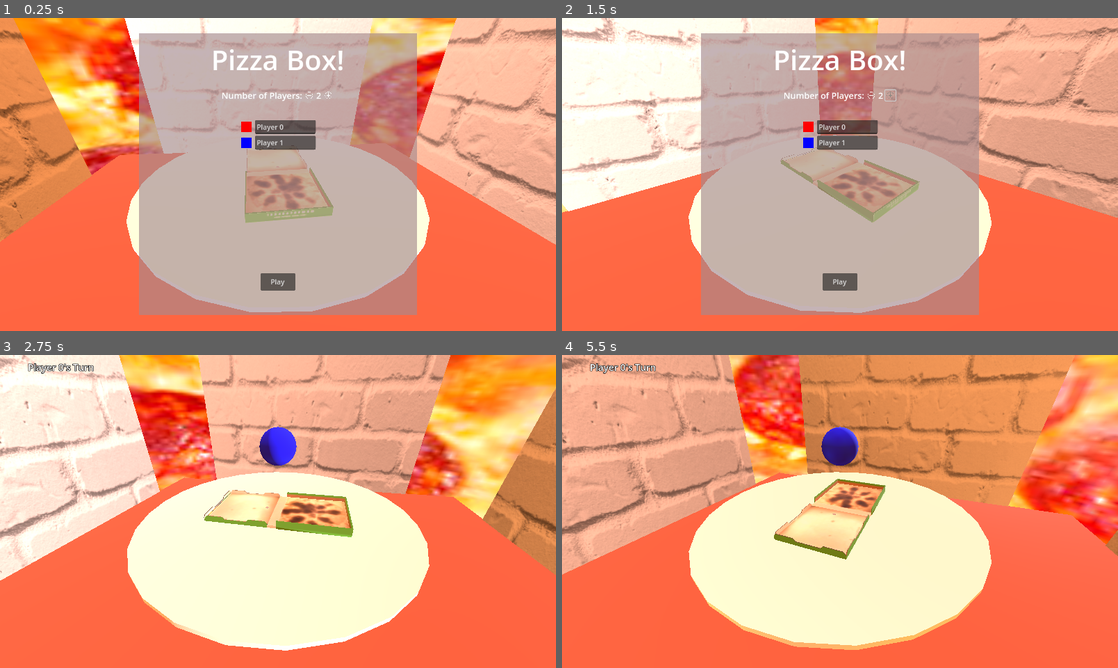
Above: before the commit, frames 1-4 (two rows, left to right).
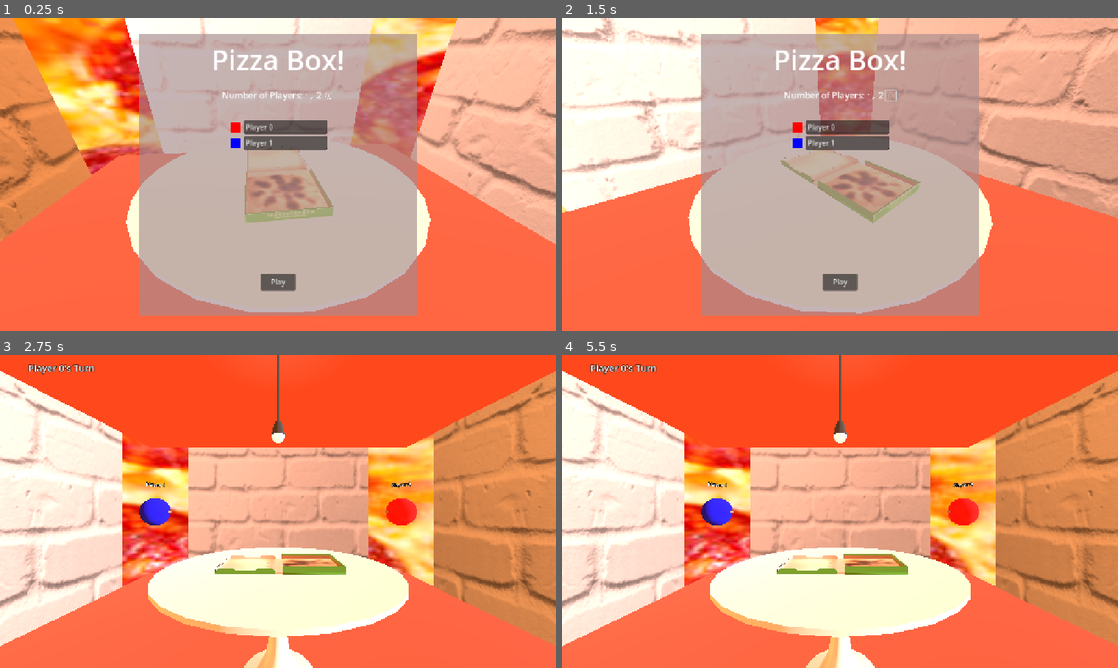
Above: after the commit, the same moments.

Repository: ant-cap/pizza-box
Game: Godot game, scene res://scenes/main.tscn
Two runs of this game, one before a commit and one after it. Both use one fixed random seed, a clock stepped at 60 frames per second and the inputs below.
Inputs (mouse positions are in pixels of both pictures, inside the frame that each line leads up to):
- Up to frame 1 (0.25 s): no input
- Up to frame 2 (1.5 s): click (873, 96) at 0.5 s; click (890, 96) at 1.25 s
- Up to frame 3 (2.75 s): click "Play" at 2 s
- Up to frame 4 (5.5 s): move the mouse to (962, 495) at 2.77 s; click (962, 495) at 2.92 s; move the mouse to (728, 527) at 3.52 s; click (728, 527) at 3.67 s; move the mouse to (895, 442) at 4.27 s; click (895, 442) at 4.42 s; move the mouse to (812, 574) at 5.02 s; click (812, 574) at 5.17 s

The runs differ from the first frame. In frame 1, 2.4% of the frame differs, in the area x 0-100%, y 0-96%; in frame 2, 2.7%; in frame 3, 66%; in frame 4, 76%, in the area x 0-100%, y 0-100%.

Commit message:
Man we getting somewhere

Diff:
--- a/project.godot
+++ b/project.godot
@@ -19,7 +19,7 @@
 
 window/size/viewport_width=1280
 window/size/viewport_height=720
-window/stretch/mode="viewport"
+window/stretch/mode="canvas_items"
 
 [physics]
 
--- a/scenes/main.tscn
+++ b/scenes/main.tscn
@@ -6,7 +6,7 @@
 [ext_resource type="PackedScene" uid="uid://bgtdx1c8vhiup" path="res://scenes/gameui.tscn" id="3_jyhfs"]
 [ext_resource type="Script" uid="uid://d3nyj2wutfrtm" path="res://scripts/manager.gd" id="3_sugp2"]
 [ext_resource type="PackedScene" uid="uid://bdoglnmg1xir" path="res://scenes/house.tscn" id="3_tefeu"]
-[ext_resource type="Script" uid="uid://saob3tpu0uwv" path="res://scripts/camera.gd" id="7_o6xl0"]
+[ext_resource type="Script" uid="uid://saob3tpu0uwv" path="res://scripts/cameramenu.gd" id="7_o6xl0"]
 
 [sub_resource type="PanoramaSkyMaterial" id="PanoramaSkyMaterial_tefeu"]
 panorama = ExtResource("1_tbgi4")
@@ -30,6 +30,8 @@
 
 [node name="AudioStreamPlayer" type="AudioStreamPlayer" parent="."]
 stream = ExtResource("2_0wfyh")
+volume_db = -8.0
+pitch_scale = 1.5
 autoplay = true
 
 [node name="House" parent="." instance=ExtResource("3_tefeu")]
@@ -40,6 +42,13 @@
 [node name="GameCamera" type="Camera3D" parent="Manager"]
 transform = Transform3D(1, 0, 0, 0, 1, 0, 0, 0, 1, 0, 6, 7.5)
 
+[node name="MenuCamera" type="Camera3D" parent="Manager"]
+transform = Transform3D(1, 0, 0, 0, 1, 0, 0, 0, 1, 0, 6, 9)
+current = true
+script = ExtResource("7_o6xl0")
+distance = 6.5
+vertical_angle = 0.5
+
 [node name="UI" type="CanvasLayer" parent="Manager"]
 
 [node name="Gameui" parent="Manager/UI" instance=ExtResource("3_jyhfs")]
@@ -49,10 +58,3 @@
 metadata/_edit_use_anchors_ = true
 
 [node name="Players" type="Node" parent="Manager"]
-
-[node name="MenuCamera" type="Camera3D" parent="."]
-transform = Transform3D(1, 0, 0, 0, 1, 0, 0, 0, 1, 0, 6, 9)
-current = true
-script = ExtResource("7_o6xl0")
-distance = 6.5
-vertical_angle = 0.5
--- a/scenes/menu.tscn
+++ b/scenes/menu.tscn
@@ -17,7 +17,15 @@
 pivot_offset = Vector2(320, 324)
 script = ExtResource("1_yqeox")
 
-[node name="Label" type="Label" parent="."]
+[node name="Main" type="Control" parent="."]
+layout_mode = 1
+anchors_preset = 15
+anchor_right = 1.0
+anchor_bottom = 1.0
+grow_horizontal = 2
+grow_vertical = 2
+
+[node name="Label" type="Label" parent="Main"]
 layout_mode = 1
 anchors_preset = 5
 anchor_left = 0.5
@@ -30,7 +38,7 @@
 theme_override_font_sizes/font_size = 64
 text = "Pizza Box!"
 
-[node name="ColorRect" type="ColorRect" parent="."]
+[node name="ColorRect" type="ColorRect" parent="Main"]
 z_index = -1
 layout_mode = 1
 anchors_preset = 15
@@ -40,7 +48,7 @@
 grow_vertical = 2
 color = Color(0.649766, 0.540934, 0.557451, 0.647059)
 
-[node name="PlayButton" type="Button" parent="."]
+[node name="PlayButton" type="Button" parent="Main"]
 layout_mode = 1
 anchors_preset = 8
 anchor_left = 0.5
@@ -55,7 +63,7 @@
 grow_vertical = 2
 text = "Play"
 
-[node name="PlayerInfo" type="Control" parent="."]
+[node name="PlayerInfo" type="Control" parent="Main"]
 layout_mode = 1
 anchor_top = 0.198
 anchor_right = 1.0
@@ -65,27 +73,27 @@
 grow_horizontal = 2
 grow_vertical = 2
 
-[node name="VBoxContainer" type="VBoxContainer" parent="PlayerInfo"]
-layout_mode = 1
-anchors_preset = 15
-anchor_right = 1.0
-anchor_bottom = 1.0
-grow_horizontal = 2
-grow_vertical = 2
-
-[node name="NumPlayersLine" type="HBoxContainer" parent="PlayerInfo/VBoxContainer"]
-layout_mode = 2
-
-[node name="Control" type="Control" parent="PlayerInfo/VBoxContainer/NumPlayersLine"]
-layout_mode = 2
-size_flags_horizontal = 3
-
-[node name="Label" type="Label" parent="PlayerInfo/VBoxContainer/NumPlayersLine"]
+[node name="VBoxContainer" type="VBoxContainer" parent="Main/PlayerInfo"]
+layout_mode = 1
+anchors_preset = 15
+anchor_right = 1.0
+anchor_bottom = 1.0
+grow_horizontal = 2
+grow_vertical = 2
+
+[node name="NumPlayersLine" type="HBoxContainer" parent="Main/PlayerInfo/VBoxContainer"]
+layout_mode = 2
+
+[node name="Control" type="Control" parent="Main/PlayerInfo/VBoxContainer/NumPlayersLine"]
+layout_mode = 2
+size_flags_horizontal = 3
+
+[node name="Label" type="Label" parent="Main/PlayerInfo/VBoxContainer/NumPlayersLine"]
 layout_mode = 2
 theme_override_font_sizes/font_size = 20
 text = "Number of Players:"
 
-[node name="MinusButton" type="Button" parent="PlayerInfo/VBoxContainer/NumPlayersLine"]
+[node name="MinusButton" type="Button" parent="Main/PlayerInfo/VBoxContainer/NumPlayersLine"]
 custom_minimum_size = Vector2(24, 24)
 layout_mode = 2
 size_flags_vertical = 4
@@ -96,12 +104,12 @@
 icon_alignment = 1
 expand_icon = true
 
-[node name="NumPlayers" type="Label" parent="PlayerInfo/VBoxContainer/NumPlayersLine"]
+[node name="NumPlayers" type="Label" parent="Main/PlayerInfo/VBoxContainer/NumPlayersLine"]
 layout_mode = 2
 theme_override_font_sizes/font_size = 20
 text = "2"
 
-[node name="PlusButton" type="Button" parent="PlayerInfo/VBoxContainer/NumPlayersLine"]
+[node name="PlusButton" type="Button" parent="Main/PlayerInfo/VBoxContainer/NumPlayersLine"]
 custom_minimum_size = Vector2(24, 24)
 layout_mode = 2
 size_flags_horizontal = 0
@@ -112,14 +120,86 @@
 flat = true
 expand_icon = true
 
-[node name="Control2" type="Control" parent="PlayerInfo/VBoxContainer/NumPlayersLine"]
-layout_mode = 2
-size_flags_horizontal = 3
-
-[node name="Control" type="Control" parent="PlayerInfo/VBoxContainer"]
+[node name="Control2" type="Control" parent="Main/PlayerInfo/VBoxContainer/NumPlayersLine"]
+layout_mode = 2
+size_flags_horizontal = 3
+
+[node name="Control" type="Control" parent="Main/PlayerInfo/VBoxContainer"]
 custom_minimum_size = Vector2(0, 35)
 layout_mode = 2
 
-[connection signal="pressed" from="PlayButton" to="." method="_on_play_button_pressed"]
-[connection signal="pressed" from="PlayerInfo/VBoxContainer/NumPlayersLine/MinusButton" to="." method="_on_minus_button_pressed"]
-[connection signal="pressed" from="PlayerInfo/VBoxContainer/NumPlayersLine/PlusButton" to="." method="_on_plus_button_pressed"]
+[node name="Quit" type="Control" parent="."]
+visible = false
+layout_mode = 1
+anchors_preset = 8
+anchor_left = 0.5
+anchor_top = 0.5
+anchor_right = 0.5
+anchor_bottom = 0.5
+offset_left = -320.0
+offset_top = -162.0
+offset_right = 320.0
+offset_bottom = 162.0
+grow_horizontal = 2
+grow_vertical = 2
+pivot_offset = Vector2(320, 162)
+
+[node name="ColorRect" type="ColorRect" parent="Quit"]
+layout_mode = 1
+anchors_preset = 15
+anchor_right = 1.0
+anchor_bottom = 1.0
+grow_horizontal = 2
+grow_vertical = 2
+color = Color(0.65098, 0.541176, 0.556863, 0.647059)
+
+[node name="VBoxContainer" type="VBoxContainer" parent="Quit"]
+layout_mode = 1
+anchors_preset = 13
+anchor_left = 0.5
+anchor_right = 0.5
+anchor_bottom = 1.0
+offset_left = -156.5
+offset_right = 156.5
+grow_horizontal = 2
+grow_vertical = 2
+
+[node name="Label" type="Label" parent="Quit/VBoxContainer"]
+layout_mode = 2
+size_flags_vertical = 6
+text = "Are you sure you want to quit the game?"
+
+[node name="Control" type="Control" parent="Quit/VBoxContainer"]
+layout_mode = 2
+size_flags_vertical = 3
+
+[node name="HBoxContainer" type="HBoxContainer" parent="Quit/VBoxContainer"]
+layout_mode = 2
+
+[node name="Control" type="Control" parent="Quit/VBoxContainer/HBoxContainer"]
+layout_mode = 2
+size_flags_horizontal = 3
+
+[node name="Yes" type="Button" parent="Quit/VBoxContainer/HBoxContainer"]
+custom_minimum_size = Vector2(128, 64)
+layout_mode = 2
+text = "Yes"
+
+[node name="No" type="Button" parent="Quit/VBoxContainer/HBoxContainer"]
+custom_minimum_size = Vector2(128, 64)
+layout_mode = 2
+text = "No
+"
+
+[node name="Control2" type="Control" parent="Quit/VBoxContainer/HBoxContainer"]
+layout_mode = 2
+size_flags_horizontal = 3
+
+[node name="Control2" type="Control" parent="Quit/VBoxContainer"]
+layout_mode = 2
+size_flags_vertical = 3
+
+[connection signal="pressed" from="Main/PlayButton" to="." method="_on_play_button_pressed"]
+[connection signal="pressed" from="Main/PlayerInfo/VBoxContainer/NumPlayersLine/MinusButton" to="." method="_on_minus_button_pressed"]
+[connection signal="pressed" from="Main/PlayerInfo/VBoxContainer/NumPlayersLine/PlusButton" to="." method="_on_plus_button_pressed"]
+[connection signal="pressed" from="Quit/VBoxContainer/HBoxContainer/Yes" to="." method="_on_yes_pressed"]
--- a/scenes/player.tscn
+++ b/scenes/player.tscn
@@ -1,11 +1,23 @@
-[gd_scene load_steps=3 format=3 uid="uid://dlyp37oopf5ew"]
+[gd_scene load_steps=4 format=3 uid="uid://dlyp37oopf5ew"]
 
 [ext_resource type="Script" uid="uid://bres12owqmpxl" path="res://scripts/player.gd" id="1_3vyb7"]
 
 [sub_resource type="SphereMesh" id="SphereMesh_3vyb7"]
+
+[sub_resource type="PrismMesh" id="PrismMesh_3vyb7"]
+size = Vector3(0.1, 0.1, 0.1)
 
 [node name="Player" type="Node3D"]
 script = ExtResource("1_3vyb7")
 
 [node name="Sphere" type="MeshInstance3D" parent="."]
 mesh = SubResource("SphereMesh_3vyb7")
+
+[node name="MeshInstance3D" type="MeshInstance3D" parent="Sphere"]
+transform = Transform3D(1, 0, 0, 0, -4.37114e-08, 1, 0, -1, -4.37114e-08, 0, 0, -0.528598)
+mesh = SubResource("PrismMesh_3vyb7")
+
+[node name="Label3D" type="Label3D" parent="."]
+transform = Transform3D(1, 0, 0, 0, 1, 0, 0, 0, 1, 0, 1, 0)
+text = "John
+"
--- a/scenes/playeredit.tscn
+++ b/scenes/playeredit.tscn
@@ -7,8 +7,8 @@
 anchors_preset = -1
 anchor_right = 0.144
 anchor_bottom = 0.044
-offset_right = -184.32
-offset_bottom = -31.68
+offset_right = 43.68
+offset_bottom = 0.32
 script = ExtResource("1_4q20v")
 
 [node name="Control" type="Control" parent="."]
@@ -24,10 +24,10 @@
 edit_alpha = false
 
 [node name="LineEdit" type="LineEdit" parent="."]
-custom_minimum_size = Vector2(140, 0)
+custom_minimum_size = Vector2(192, 32)
 layout_mode = 2
 size_flags_horizontal = 0
-text = "Player 1"
+max_length = 19
 caret_blink = true
 
 [node name="Control2" type="Control" parent="."]
--- a/scripts/manager.gd
+++ b/scripts/manager.gd
@@ -1,17 +1,24 @@
 extends Node
 
 @export var numPlayers: int = 2
-var players: Array
+
+var players: Array[Node3D]
 var currentPlayer: int = 0
 
+var center: Vector3 = Vector3(0, 6, 0)
+var radius: float = 4.5
+
 @onready var menu = $UI/Menu
-@onready var numPlayersText: Label = $UI/Menu/PlayerInfo/VBoxContainer/NumPlayersLine/NumPlayers
 @onready var gameui = $UI/Gameui
+
+@onready var menuCam: Camera3D = $MenuCamera
+@onready var gameCam: Camera3D = $GameCamera
 
 func _ready() -> void:
 	menu.connect("menu_closed", Callable(self, "init_game"))
 	menu.connect("decrement_players", Callable(self, "dec_players"))
 	menu.connect("increment_players", Callable(self, "inc_players"))
+	menu.connect("quit_game", Callable(self, "clear_game"))
 
 	menu.initPlayerEdits(numPlayers)
 
@@ -25,24 +32,42 @@
 		players.append(player)
 		$Players.add_child(player)
 	#move_camera_to(Vector3(0, 1, -1), $Camera3D.rotation, 1.0)
+	currentPlayer = 0
 
 	gameui.show()
 	gameui.setPlayerTurn(players[currentPlayer].alias)
+	position_players()
+	gameCam.set_current(true)
+
+func clear_game() -> void:
+	for player in players:
+		player.queue_free()
+	players = []
+	menuCam.set_current(true)
+
+func position_players() -> void:
+	var n := players.size()
+	for i in range(n):
+		var angle := -(2.0 * PI * i) / n
+		var x := center.x + radius * cos(angle)
+		var z := center.z + radius * sin(angle)
+		var position := Vector3(x, center.y, z)
+		players[i].global_position = position
+		players[i].look_at(center, Vector3.UP)
 
 func dec_players() -> void:
 	if numPlayers < 2:
 		return
 	numPlayers -= 1
-	numPlayersText.text = "%s" % str(numPlayers)
+	menu.setNumPlayers(numPlayers)
 	menu.adjustPlayerEdits(numPlayers)
 
 func inc_players() -> void:
 	if numPlayers > 5:
 		return
 	numPlayers += 1
-	numPlayersText.text = "%s" % str(numPlayers)
+	menu.setNumPlayers(numPlayers)
 	menu.adjustPlayerEdits(numPlayers)
-
 
 # CAMERA SHIT
 func move_camera_to(pos: Vector3, rot: Vector3, duration: float):
--- a/scripts/menu.gd
+++ b/scripts/menu.gd
@@ -9,12 +9,18 @@
 signal menu_closed
 signal decrement_players
 signal increment_players
+signal quit_game
+
+@onready var playerInfoContainer: VBoxContainer = $Main/PlayerInfo/VBoxContainer
+
+func setNumPlayers(numPlayers: int) -> void:
+	$Main/PlayerInfo/VBoxContainer/NumPlayersLine/NumPlayers.text = "%s" % str(numPlayers)
 
 func initPlayerEdits(numPlayers: int) -> void:
 	var edit_scene = preload("res://scenes/playeredit.tscn")
 	for i in range(numPlayers):
 		var edit = edit_scene.instantiate()
-		$PlayerInfo/VBoxContainer.add_child(edit)
+		playerInfoContainer.add_child(edit)
 		edit.setColor(defaultColors[i])
 		edit.setName("Player %s" % str(i))
 		edits.append(edit)
@@ -31,13 +37,23 @@
 		var edit_scene = preload("res://scenes/playeredit.tscn")
 		for i in range(prevNumPlayers, numPlayers):
 			var edit = edit_scene.instantiate()
-			$PlayerInfo/VBoxContainer.add_child(edit)
+			$Main/PlayerInfo/VBoxContainer.add_child(edit)
 			edit.setColor(defaultColors[i])
 			edit.setName("Player %s" % str(i))
 			edits.append(edit)
 
+func _unhandled_input(event: InputEvent) -> void:
+	if event.is_action_pressed("ui_cancel"):
+		if $Main.visible:
+			get_tree().quit()
+		if $Quit.visible:
+			$Quit.hide()
+		else:
+			$Quit.show()
+
 func _on_play_button_pressed() -> void:
-	self.hide()
+	$Main.hide()
+	$Quit.hide()
 
 	var player_scene = preload("res://scenes/player.tscn")
 	var players: Array = []
@@ -55,3 +71,9 @@
 
 func _on_plus_button_pressed() -> void:
 	emit_signal("increment_players")
+
+
+func _on_yes_pressed() -> void:
+	$Quit.hide()
+	$Main.show()
+	emit_signal("quit_game")
--- a/scripts/player.gd
+++ b/scripts/player.gd
@@ -4,9 +4,16 @@
 @export var color: Color = Color.TRANSPARENT
 
 @onready var sphere: MeshInstance3D = $Sphere
+@onready var label: Label3D = $Label3D
 
 func _ready() -> void:
 	var mat = StandardMaterial3D.new()
 	mat.set_albedo(color)
 	sphere.set_surface_override_material(0, mat)
 	global_position = Vector3(0, 6, 0)
+
+	label.text = alias
+
+func _process(_delta: float) -> void:
+	label.look_at(get_viewport().get_camera_3d().global_position)
+	label.rotate_y(PI)
Renamed: scripts/camera.gd -> scripts/cameramenu.gd
Renamed: scripts/camera.gd.uid -> scripts/cameramenu.gd.uid
